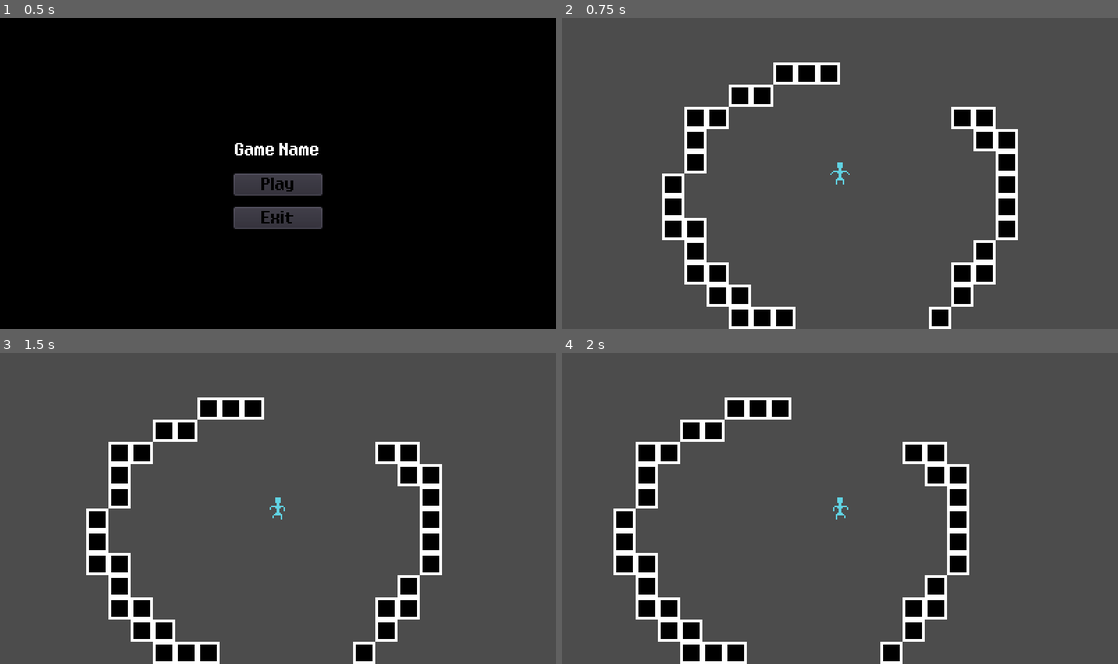
Above: before the commit, frames 1-4 (two rows, left to right).
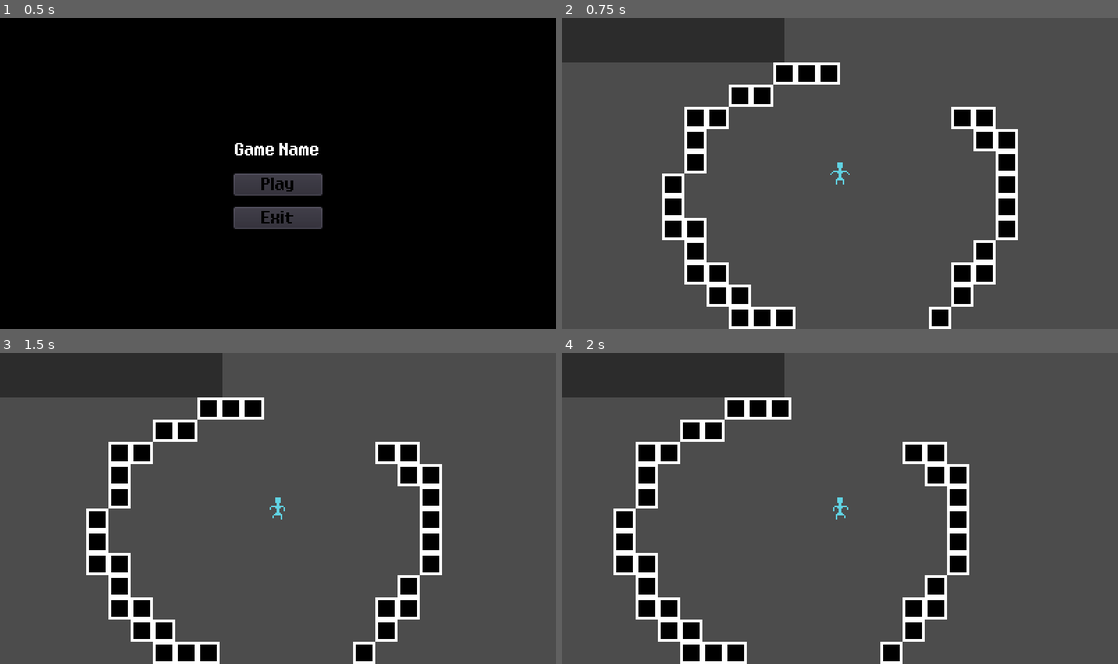
Above: after the commit, the same moments.

Repository: zachbaker55/C292-Game-Jam
Game: Godot game, scene res://UI/Main_Menu.tscn
Same seed, same stepped clock (60 frames per second), same inputs: the game is played once before the commit and once after it.
Inputs:
- Up to frame 1 (0.5 s): no input
- Up to frame 2 (0.75 s): click "Play" at 0.5 s
- Up to frame 3 (1.5 s): tap Enter at 1.25 s; hold D (right) from 1.28 s (still down)
- Up to frame 4 (2 s): keep holding D (right)

Frame 1 is identical in both runs. In frame 2, 5.7% of the frame differs, in the area x 0-40%, y 0-15%; in frame 3, 5.7%; in frame 4, 5.7%.

Commit message:
finished bodypart HUD

Diff:
--- a/Game.tscn
+++ b/Game.tscn
@@ -1,7 +1,9 @@
-[gd_scene load_steps=5 format=2]
+[gd_scene load_steps=7 format=2]
 
 [ext_resource path="res://Player/Player.tscn" type="PackedScene" id=1]
 [ext_resource path="res://Assets/tilemap.png" type="Texture" id=2]
+[ext_resource path="res://UI/Pause_Menu.tscn" type="PackedScene" id=9]
+[ext_resource path="res://UI/HUD.tscn" type="PackedScene" id=10]
 
 [sub_resource type="ConvexPolygonShape2D" id=2]
 points = PoolVector2Array( 16, 16, 0, 16, 0, 0, 16, 0 )
@@ -47,11 +49,18 @@
 
 [node name="Player" parent="." instance=ExtResource( 1 )]
 
-[node name="Node2D" type="Node2D" parent="."]
+[node name="Tilemaps" type="Node2D" parent="."]
 
-[node name="Collision" type="TileMap" parent="Node2D"]
+[node name="Collision" type="TileMap" parent="Tilemaps"]
 tile_set = SubResource( 1 )
 cell_size = Vector2( 16, 16 )
 collision_use_kinematic = true
 format = 1
 tile_data = PoolIntArray( -458749, 1, 0, -393215, 1, 0, -393214, 1, 0, -393212, 1, 0, -262147, 2, 0, -262146, 2, 0, -26 …(661 unchanged characters)…
+
+[node name="UI" type="CanvasLayer" parent="."]
+
+[node name="Pause_Menu" parent="UI" instance=ExtResource( 9 )]
+visible = false
+
+[node name="HUD" parent="UI" instance=ExtResource( 10 )]
--- a/Global.gd
+++ b/Global.gd
@@ -1,4 +1,7 @@
 extends Node
+
+var VP = null
+
 
 func _ready():
 	pause_mode = Node.PAUSE_MODE_PROCESS
@@ -16,6 +19,10 @@
 				get_tree().paused = true
 				Pause_Menu.show()
 
+func add_part(type):
+	var HUD = get_node_or_null("/root/Game/UI/HUD")
+	if HUD != null:
+		HUD.add_part(type)
 
 func reset():
 	var _scene = get_tree().change_scene("res://Game.tscn")
--- a/Player/Player.gd
+++ b/Player/Player.gd
@@ -8,10 +8,10 @@
 func _ready():
 	pass
 
-func _physics_process(delta):
+func _physics_process(_delta):
 	var direction = Vector2(Input.get_action_strength("right") - Input.get_action_strength("left"),
 	Input.get_action_strength("down") - Input.get_action_strength("up")).normalized()
-	move_and_slide(direction * speed)
+	var _moved = move_and_slide(direction * speed)
 	if (direction != Vector2.ZERO):
 		sprite.animation =  "walk"
 	else:
--- /dev/null
+++ b/UI/CollectedPart.tscn
@@ -0,0 +1,34 @@
+[gd_scene load_steps=7 format=2]
+
+[ext_resource path="res://Assets/tempLeg.png" type="Texture" id=1]
+[ext_resource path="res://Assets/tempArm.png" type="Texture" id=2]
+[ext_resource path="res://Assets/tempHead.png" type="Texture" id=3]
+[ext_resource path="res://Assets/tempArm2.png" type="Texture" id=4]
+[ext_resource path="res://Assets/tempTorso.png" type="Texture" id=5]
+[ext_resource path="res://Assets/tempLeg2.png" type="Texture" id=6]
+
+[node name="CollectedPart" type="Node2D"]
+
+[node name="Head" type="Sprite" parent="."]
+visible = false
+texture = ExtResource( 3 )
+
+[node name="Torso" type="Sprite" parent="."]
+visible = false
+texture = ExtResource( 5 )
+
+[node name="LeftArm" type="Sprite" parent="."]
+visible = false
+texture = ExtResource( 4 )
+
+[node name="RightArm" type="Sprite" parent="."]
+visible = false
+texture = ExtResource( 2 )
+
+[node name="LeftLeg" type="Sprite" parent="."]
+visible = false
+texture = ExtResource( 1 )
+
+[node name="RightLeg" type="Sprite" parent="."]
+visible = false
+texture = ExtResource( 6 )
--- /dev/null
+++ b/UI/HUD.gd
@@ -0,0 +1,14 @@
+extends Control
+
+
+var part_pos = Vector2(16,-208)
+var part_index = 24
+onready var Part = load("res://UI/CollectedPart.tscn")
+
+func add_part(type):
+	print("got here")
+	var collectedPart = Part.instance()
+	collectedPart.position = part_pos
+	part_pos.x = part_pos.x + part_index
+	collectedPart.get_child(type).visible = true
+	$PartContainer.add_child(collectedPart)
--- a/UI/HUD.tscn
+++ b/UI/HUD.tscn
@@ -1,36 +1,20 @@
-[gd_scene load_steps=4 format=2]
+[gd_scene load_steps=2 format=2]
 
-[ext_resource path="res://Assets/EightBitDragon-anqx.ttf" type="DynamicFontData" id=2]
-
-[sub_resource type="GDScript" id=2]
-script/source = "extends Control
-
-func _ready():
-"
-
-[sub_resource type="DynamicFont" id=1]
-size = 10
-font_data = ExtResource( 2 )
+[ext_resource path="res://UI/HUD.gd" type="Script" id=1]
 
 [node name="HUD" type="Control"]
 pause_mode = 2
+anchor_top = 1.0
 anchor_right = 1.0
 anchor_bottom = 1.0
-script = SubResource( 2 )
+script = ExtResource( 1 )
 
-[node name="Keys" type="Label" parent="."]
-margin_left = 4.0
-margin_right = 80.0
-margin_bottom = 16.0
-custom_fonts/font = SubResource( 1 )
-text = "Keys: "
-valign = 1
+[node name="ColorRect" type="ColorRect" parent="."]
+margin_top = -224.0
+margin_right = 160.0
+margin_bottom = -192.0
+color = Color( 0, 0, 0, 0.423529 )
 
-[node name="Score" type="Label" parent="."]
-margin_left = 4.0
-margin_top = 16.0
-margin_right = 88.0
-margin_bottom = 32.0
-custom_fonts/font = SubResource( 1 )
-text = "Score:"
-valign = 1
+[node name="PartContainer" type="Control" parent="."]
+margin_right = 40.0
+margin_bottom = 40.0
--- a/UI/Pause_Menu.tscn
+++ b/UI/Pause_Menu.tscn
@@ -24,12 +24,12 @@
 [node name="ColorRect" type="ColorRect" parent="."]
 anchor_right = 1.0
 anchor_bottom = 1.0
-color = Color( 0, 0, 0, 0.752941 )
+color = Color( 0, 0, 0, 0.392157 )
 
 [node name="ColorRect" type="ColorRect" parent="ColorRect"]
 anchor_right = 1.0
 anchor_bottom = 1.0
-color = Color( 0, 0, 0, 0.752941 )
+color = Color( 0, 0, 0, 0.392157 )
 
 [node name="Label" type="Label" parent="."]
 anchor_right = 1.0
Binary file added: Assets/tempArm.png
Not shown, added: Assets/tempArm.png.import
Binary file added: Assets/tempArm2.png
Not shown, added: Assets/tempArm2.png.import
Binary file added: Assets/tempHead.png
Not shown, added: Assets/tempHead.png.import
Binary file added: Assets/tempLeg.png
Not shown, added: Assets/tempLeg.png.import
Binary file added: Assets/tempLeg2.png
Not shown, added: Assets/tempLeg2.png.import
Binary file added: Assets/tempTorso.png
Not shown, added: Assets/tempTorso.png.import
